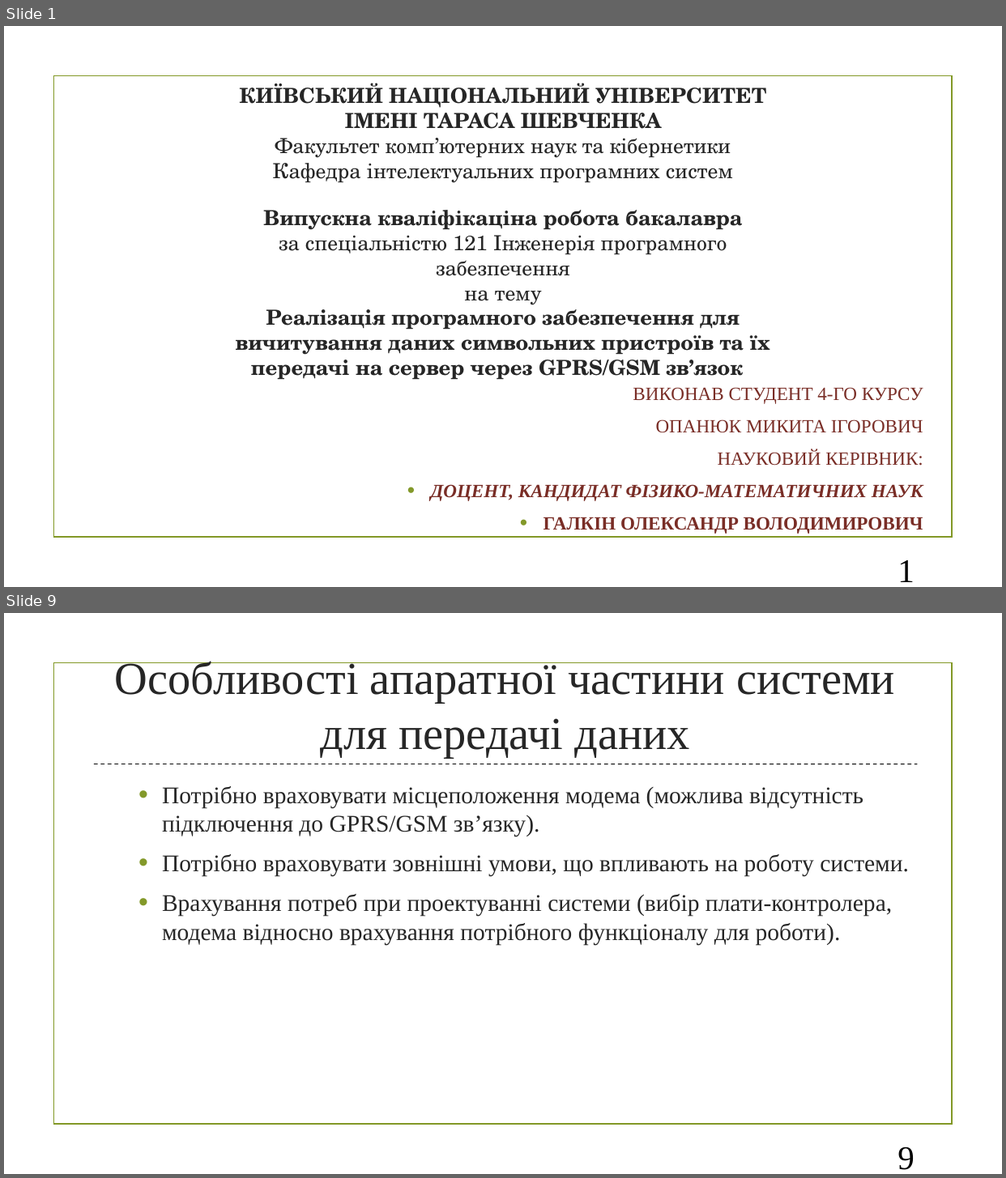
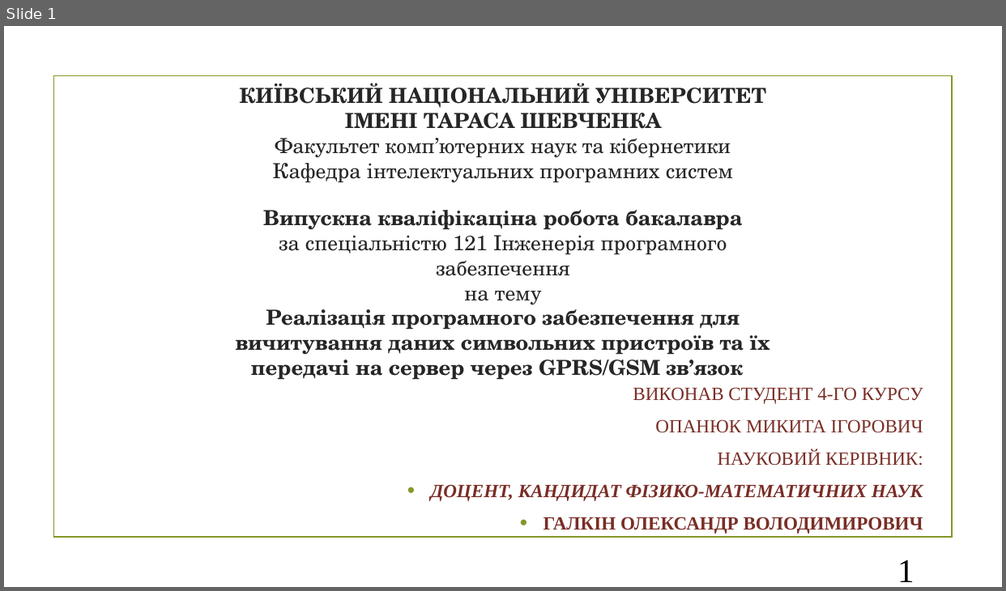
Before and after one commit to MykytaOpanyuk/AgrarInformer_diploma, a slide deck: presentation/Presentation_final_diploma.pptx. Shown one above the other, each under a label of ours: slides 1 and 9 before the commit, slide 1 after it; the slides between them are not shown. The pictures are 1006x1178 and 1006x591 pixels, drawn with LibreOffice and Linux fonts; fonts in the diff are those of the drawing; background and template pictures are left out. Boxes give left, top, right and bottom in pixels: in the first picture for what was removed or moved away, otherwise in the second. Text is boxed around its words. In the diff, an @@ line names an element or a change of style, - is before the commit and + after.

```diff
--- a/presentation/Presentation_final_diploma.pptx
+++ b/presentation/Presentation_final_diploma.pptx
@@ slide 9 removed at [4,613,1002,1174], background picture (left out); not listed: 1 template element that a slide beside it also shows @@
@@ text removed at [115,661,895,758] @@
-Особливості апаратної частини системи для передачі даних
@@ line removed from (94, 764) to (918, 764) @@
@@ text removed at [162,786,909,945] @@
-  • Потрібно враховувати місцеположення модема (можлива відсутність підключення до GPRS/GSM зв’язку).
-  • Потрібно враховувати зовнішні умови, що впливають на роботу системи.
-  • Врахування потреб при проектуванні системи (вибір плати-контролера, модема відносно врахування потрібного функціоналу для роботи).
@@ page number removed at [897,1148,914,1170] @@
-9
```
Also in this commit, not shown: 11 slides changed, 2 slides added, 1 other slide removed, 6 other files.
